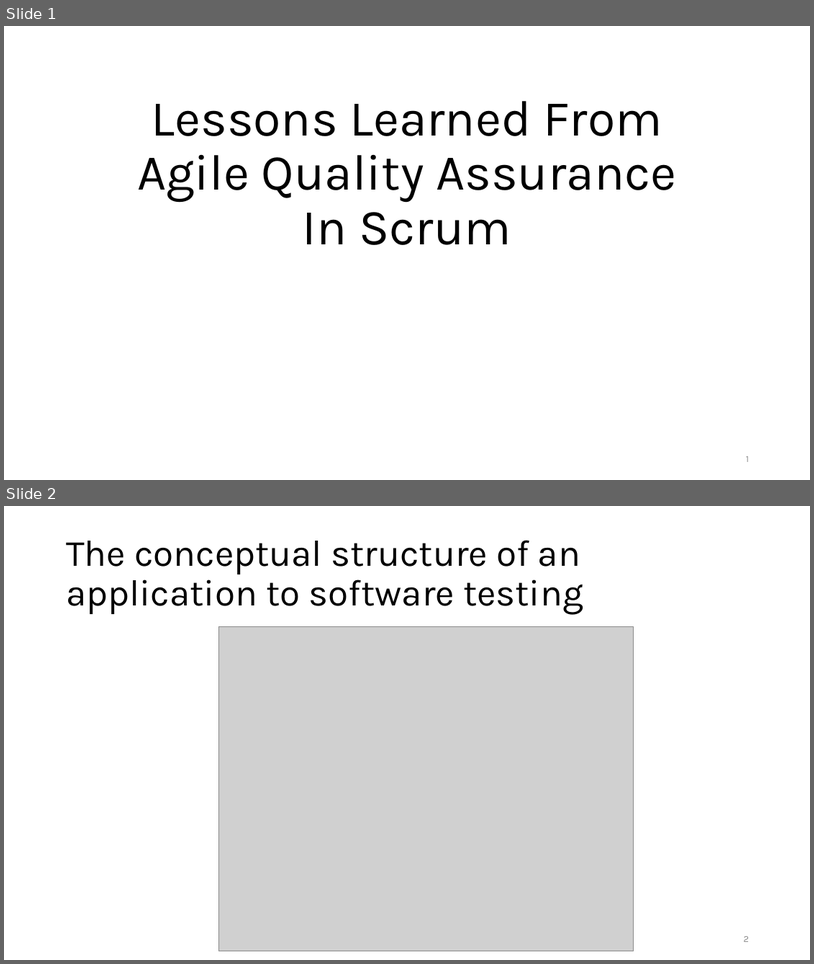
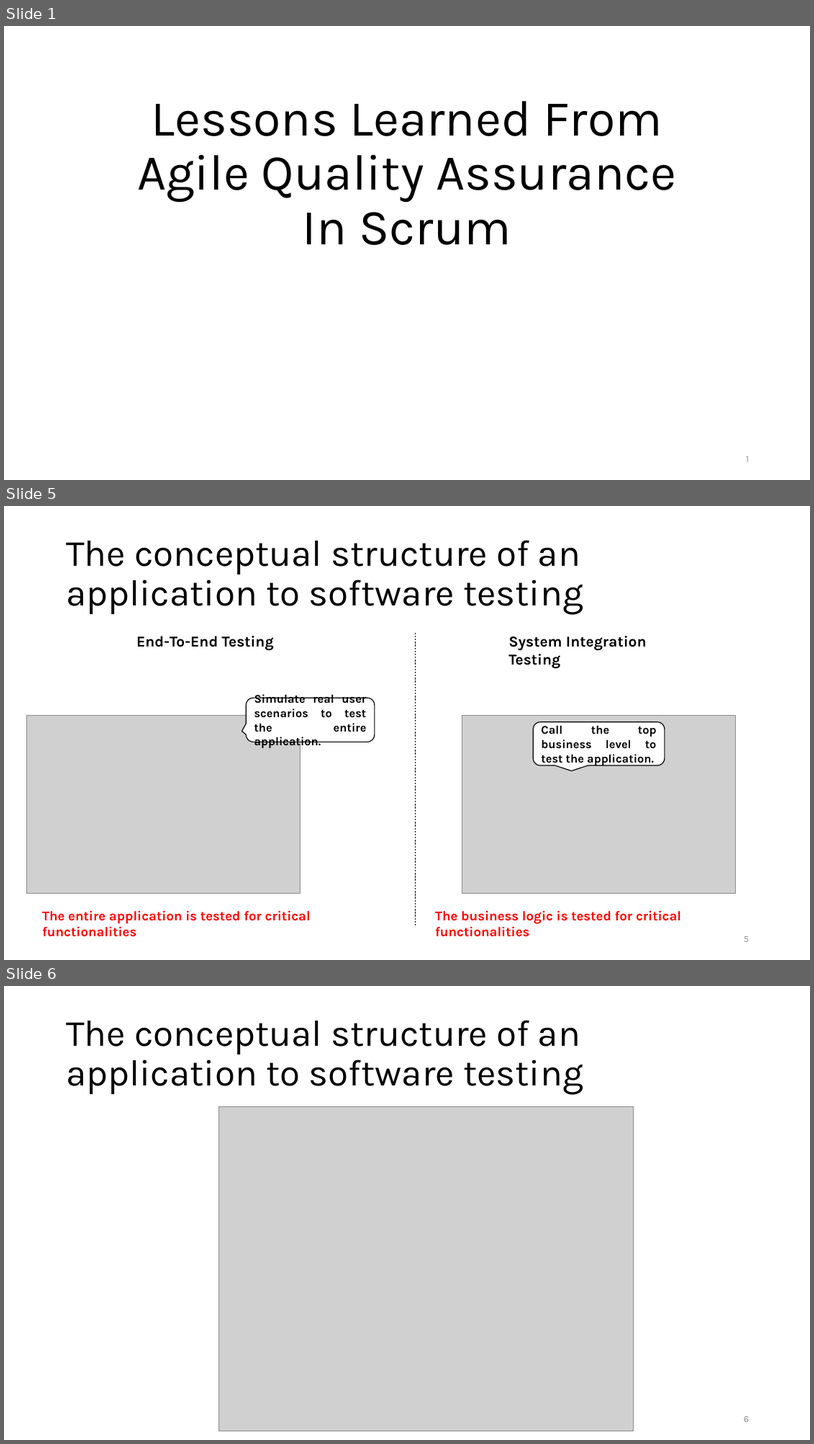
Before and after one commit to liepnguyen/Planru, a slide deck: Documents/Lessons Learned From Agile Quality Assurance In Scrum.pptx. Shown one above the other, each under a label of ours: slides 1 and 2 before the commit, slides 1, 5 and 6 after it; the slides between them are not shown. The pictures are 814x964 and 814x1444 pixels, drawn with LibreOffice and Linux fonts; fonts in the diff are those of the drawing; grey boxes stand for pictures. Boxes give left, top, right and bottom in pixels: in the first picture for what was removed or moved away, otherwise in the second. Text is boxed around its words. In the diff, an @@ line names an element or a change of style, - is before the commit and + after.

```diff
--- a/Documents/Lessons Learned From Agile Quality Assurance In Scrum.pptx
+++ b/Documents/Lessons Learned From Agile Quality Assurance In Scrum.pptx
@@ slide 5 added at (4,506,810,960), background #FFFFFF @@
@@ title added at (66,540,584,615), 44 pt, text #000000 @@
+The conceptual structure of an application to software testing
@@ line added from (416, 633) to (416, 926), #000000 0.5 pt dashed @@
@@ text added at (136,636,274,651), 18 pt, text #000000, bold @@
+End-To-End Testing
@@ text added at (509,636,647,669), 18 pt, text #000000, bold @@
+System Integration Testing
@@ rounded speech box added at (246,698,375,742), fill #FFFFFF, outline #000000 1 pt, 14 pt, text #000000, bold @@
+Simulate real user scenarios to test the entire application.
@@ picture added at (26,716,301,893) @@
@@ picture added at (463,716,736,893) @@
@@ rounded speech box added at (533,722,665,765), fill #FFFFFF, outline #000000 1 pt, 14 pt, text #000000, bold @@
+Call the top business level to test the application.
@@ text added at (42,910,311,937), 16 pt, text #FF0000, bold @@
+The entire application is tested for critical functionalities
@@ text added at (435,910,682,937), 16 pt, text #FF0000, bold @@
+The business logic is tested for critical functionalities
@@ page number added at (744,936,749,942), 11 pt, text #8C8C8C @@
+5
@@ what was slide 2 is now slide 6 @@
@@ page number at (744,1416,749,1422): text changed @@
-2
+6
```
Also in this commit, not shown: 2 slides changed, 7 other slides added, 1 slide removed.
